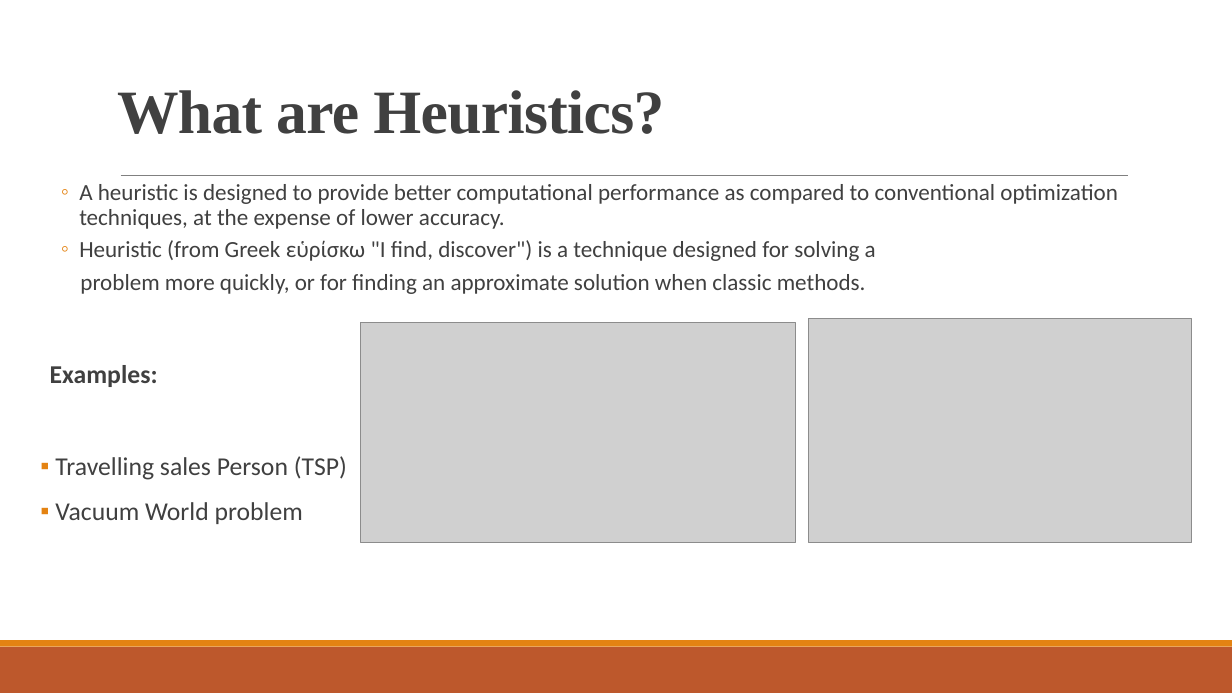
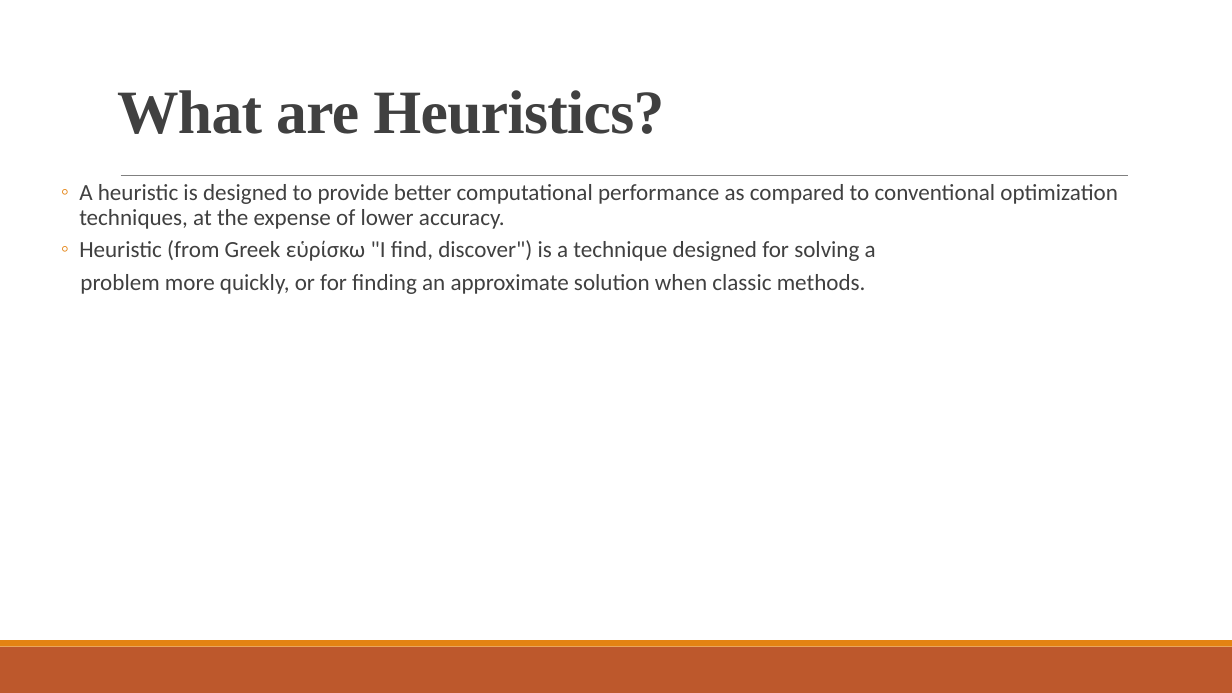
Before and after one commit to MohsinKhan007/Global-Optmization-using-Meta-hueristics-, a slide deck: slide 5 of Global-optimization-using-meta-Heuristics-master (1)/Global-optimization-using-meta-Heuristics-master/Fyp-Work-master/Slides/Presentation With Weka app.pptx. Drawn at 1232x693 pixels with LibreOffice and Linux fonts; fonts in the diff are those of the drawing; grey boxes stand for pictures. Boxes give left, top, right and bottom in pixels: in the first picture for what was removed or moved away, otherwise in the second. Text is boxed around its words. In the diff, an @@ line names an element or a change of style, - is before the commit and + after.

Commit message:
slides changed

```diff
--- a/Global-optimization-using-meta-Heuristics-master (1)/Global-optimization-using-meta-Heuristics-master/Fyp-Work-master/Slides/Presentation With Weka app.pptx
+++ b/Global-optimization-using-meta-Heuristics-master (1)/Global-optimization-using-meta-Heuristics-master/Fyp-Work-master/Slides/Presentation With Weka app.pptx
@@ picture removed at (361, 323, 796, 543) @@
@@ picture removed at (809, 319, 1192, 543) @@
@@ text at (50, 365, 347, 524): paragraphs removed @@
-  Examples:
-▪ Travelling sales Person (TSP)
-▪ Vacuum World problem
```
